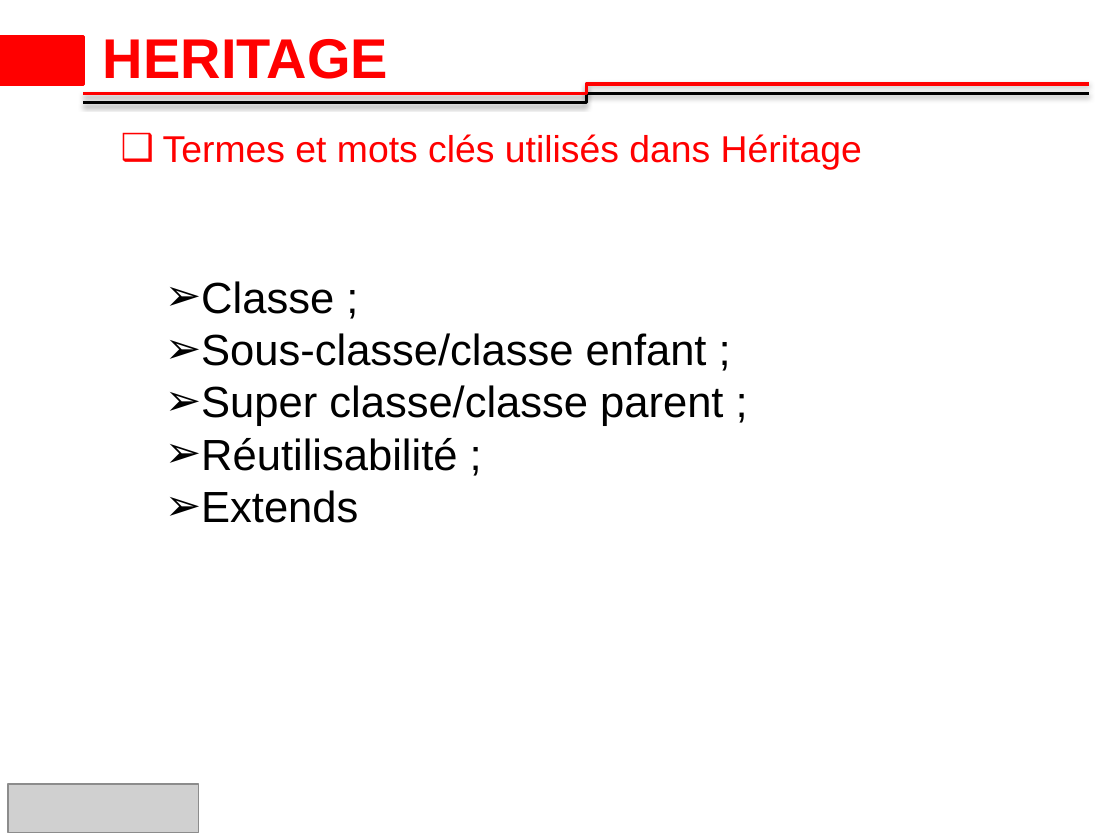
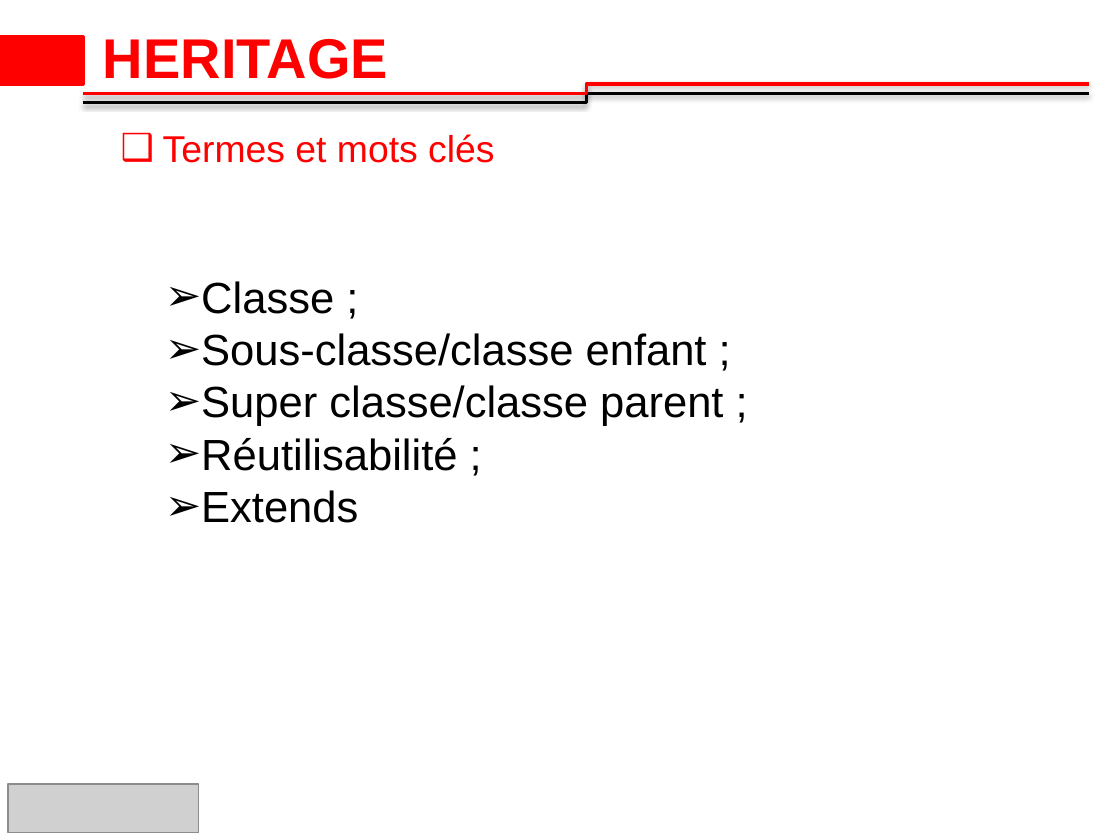
Before and after one commit to 2losky/Poo_Java, a slide deck: slide 21 of java-oop latest.pptx (slide 20 before the commit). Drawn at 1120x840 pixels with LibreOffice and Linux fonts; fonts in the diff are those of the drawing; grey boxes stand for pictures; background and template pictures are left out. Boxes give left, top, right and bottom in pixels: in the first picture for what was removed or moved away, otherwise in the second. Text is boxed around its words. In the diff, an @@ line names an element or a change of style, - is before the commit and + after.

```diff
--- a/java-oop latest.pptx
+++ b/java-oop latest.pptx
@@ text at [163, 134, 494, 163]: text changed @@
-❑ Termes et mots clés utilisés dans Héritage
+❑ Termes et mots clés
```
Also in this commit, not shown: 2 other slides changed, 8 slides added, 4 slides removed.
